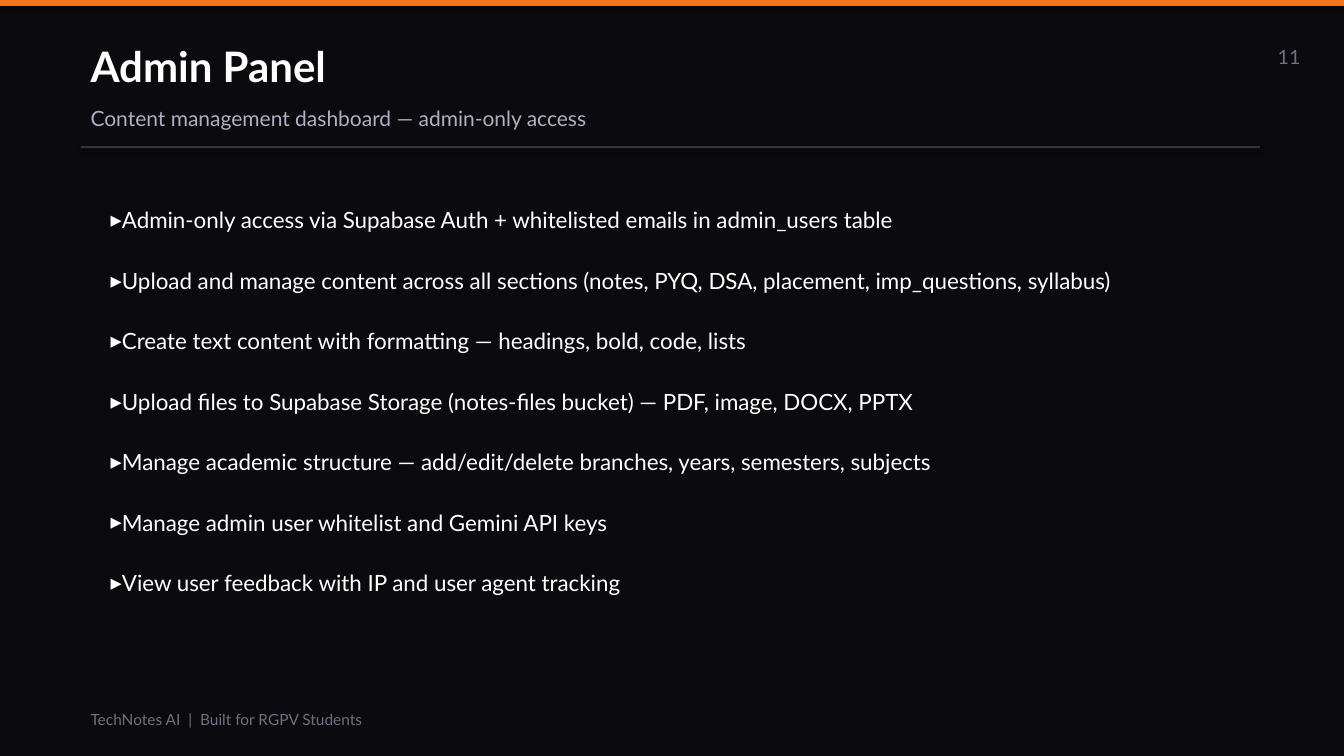
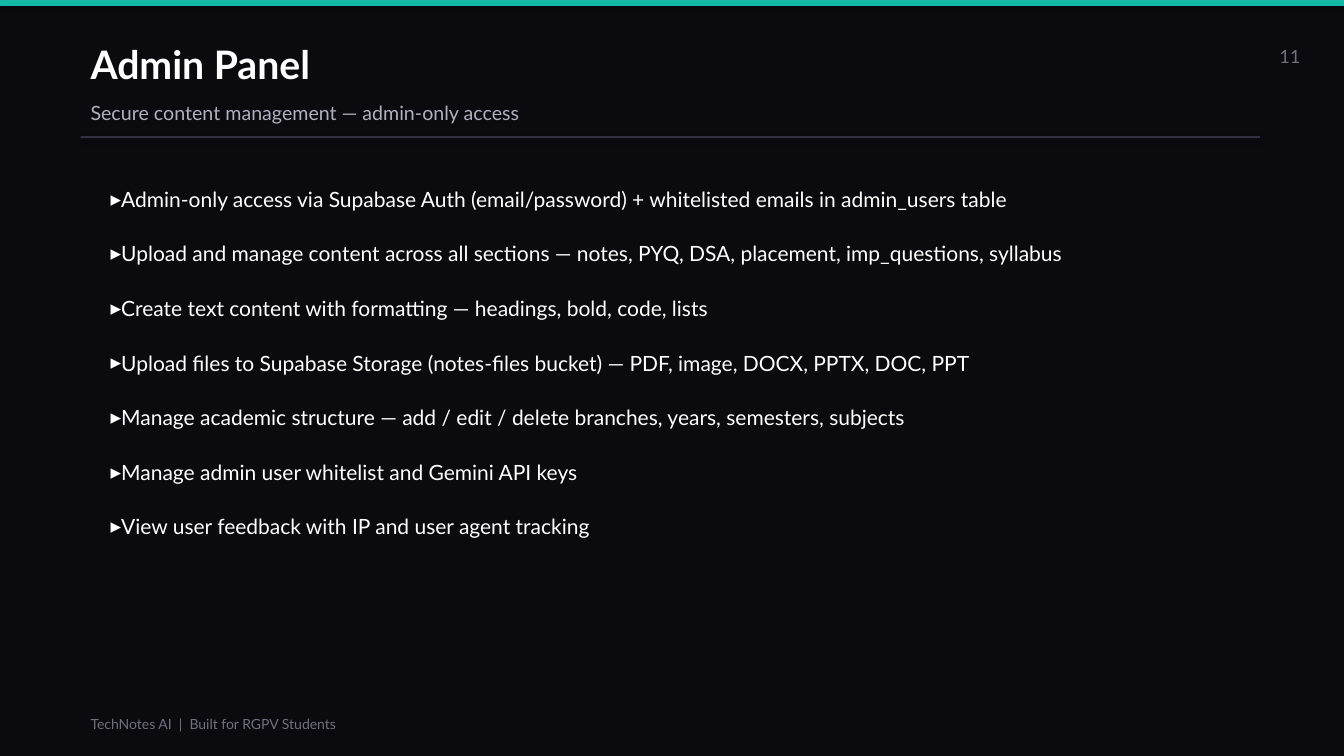
Before and after one commit to Dhruvtiwari059/tecgnotes, a slide deck: slide 11 of TechNotes_AI_Presentation.pptx. Drawn at 1344x756 pixels with LibreOffice and Linux fonts; fonts in the diff are those of the drawing. Boxes give left, top, right and bottom in pixels: in the first picture for what was removed or moved away, otherwise in the second. Text is boxed around its words. In the diff, an @@ line names an element or a change of style, - is before the commit and + after.

```diff
--- a/TechNotes_AI_Presentation.pptx
+++ b/TechNotes_AI_Presentation.pptx
@@ rectangle at <box>0,0,1344,6</box>: fill #F97316 to #14B8A6 @@
@@ text "Admin Panel" at <box>91,50,310,80</box>: size 30 to 28 pt @@
@@ text "11" at <box>1279,50,1300,63</box>: size 14 to 13 pt @@
@@ text at <box>91,105,520,124</box>: text changed; size 15 to 14 pt @@
-Content management dashboard — admin-only access
+Secure content management — admin-only access
@@ rectangle: place and size @@
-rectangle at <box>81,146,1260,148</box>
+rectangle at <box>81,136,1260,138</box>
@@ rectangle at <box>81,136,1260,138</box>: fill #333344 to #303040 @@
@@ text "Admin-only access via Supabase Auth ...": place and size @@
-text "Admin-only access via Supabase Auth ..." at <box>122,211,1111,595</box>
+text "Admin-only access via Supabase Auth ..." at <box>121,191,1062,538</box>
@@ text at <box>121,191,1062,265</box>: text changed; size 16 to 15 pt @@
-▸ Admin-only access via Supabase Auth + whitelisted emails in admin_users table
-▸ Upload and manage content across all sections (notes, PYQ, DSA, placement, imp_questions, syllabus)
+▸ Admin-only access via Supabase Auth (email/password) + whitelisted emails in admin_users table
+▸ Upload and manage content across all sections — notes, PYQ, DSA, placement, imp_questions, syllabus
@@ text at <box>121,300,708,538</box>: size 16 to 15 pt in "Create text content with formatting — headings, ...", "Manage admin user whitelist and Gemini API ...", "View user feedback with IP and user ..."; less space between paragraphs @@
@@ text at <box>121,355,970,429</box>: text changed; size 16 to 15 pt @@
-▸ Upload files to Supabase Storage (notes-files bucket) — PDF, image, DOCX, PPTX
-▸ Manage academic structure — add/edit/delete branches, years, semesters, subjects
+▸ Upload files to Supabase Storage (notes-files bucket) — PDF, image, DOCX, PPTX, DOC, PPT
+▸ Manage academic structure — add / edit / delete branches, years, semesters, subjects
@@ text "TechNotes AI | Built for ..." at <box>91,719,336,729</box>: size 11 to 10 pt @@
```
Also in this commit, not shown: 16 other slides changed, 1 slide added, 1 slide removed.
